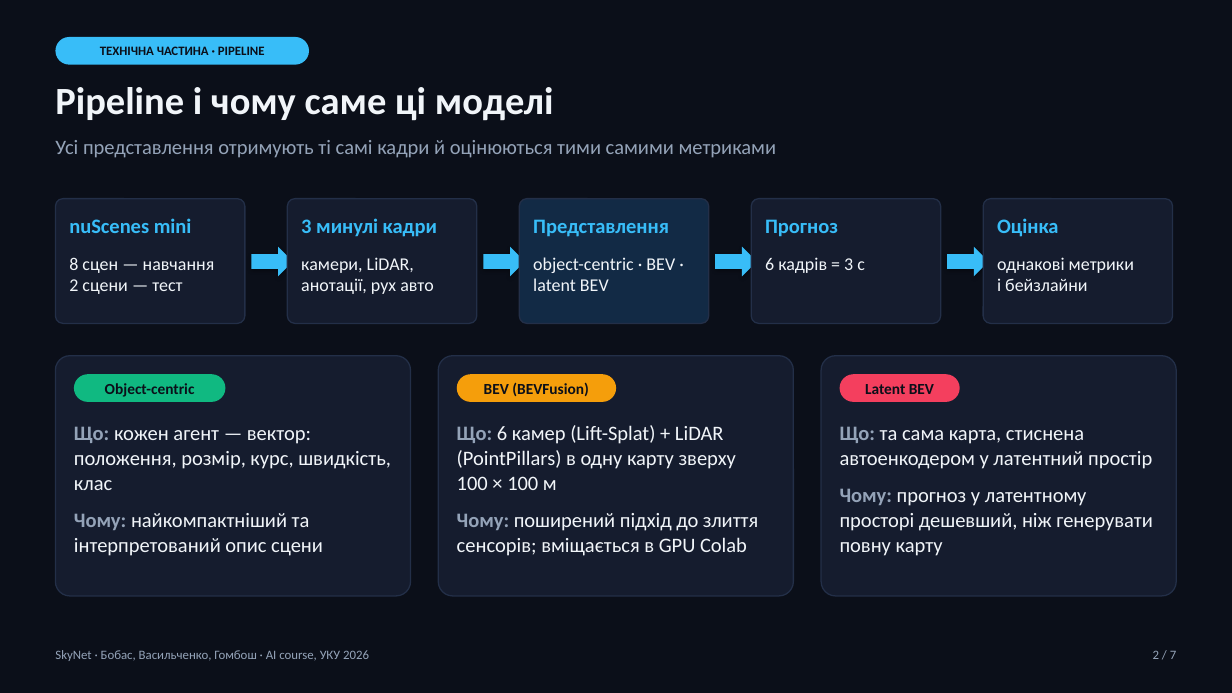
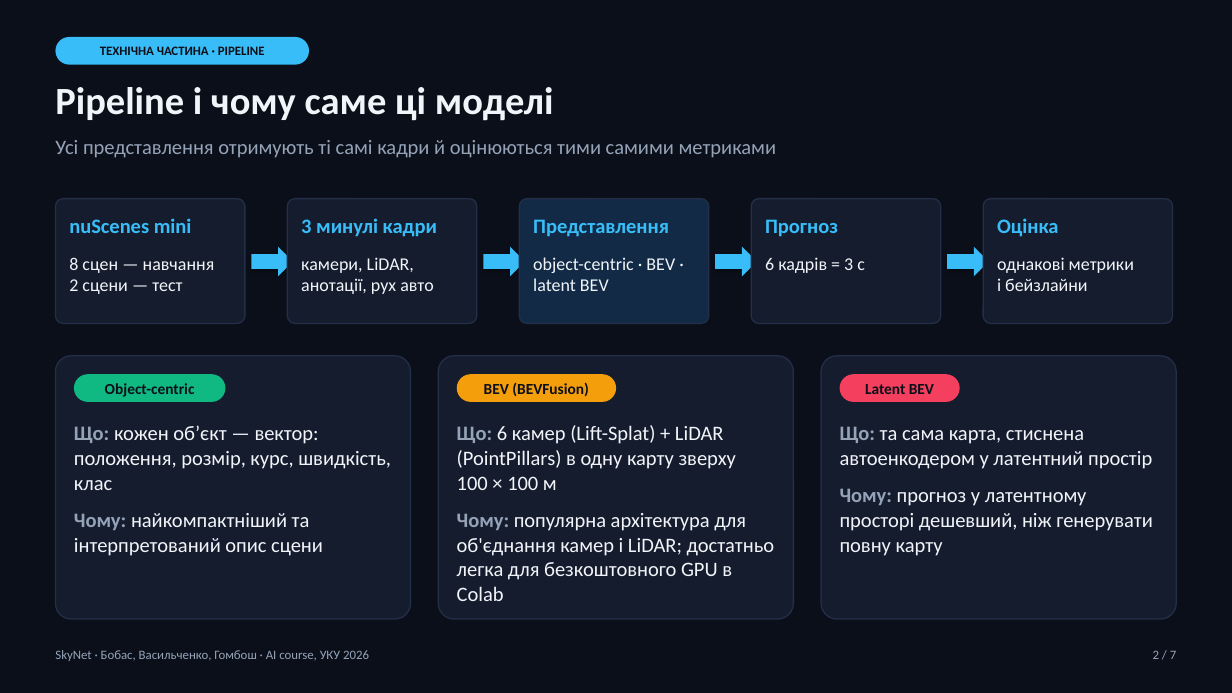
Before and after one commit to Hombosh-dev/SkyNet, a slide deck: slide 2 of docs/slides/Midterm_Presentation_Bobas_Vasylchenko_Hombosh.pptx. Drawn at 1232x693 pixels with LibreOffice and Linux fonts; fonts in the diff are those of the drawing. Boxes give left, top, right and bottom in pixels: in the first picture for what was removed or moved away, otherwise in the second. Text is boxed around its words. In the diff, an @@ line names an element or a change of style, - is before the commit and + after.

```diff
--- a/docs/slides/Midterm_Presentation_Bobas_Vasylchenko_Hombosh.pptx
+++ b/docs/slides/Midterm_Presentation_Bobas_Vasylchenko_Hombosh.pptx
@@ rounded rectangle: place and size @@
-rounded rectangle at <box>55,356,410,596</box>
+rounded rectangle at <box>55,356,410,619</box>
@@ rounded rectangle: place and size @@
-rounded rectangle at <box>438,356,793,596</box>
+rounded rectangle at <box>438,356,793,619</box>
@@ rounded rectangle: place and size @@
-rounded rectangle at <box>822,356,1177,596</box>
+rounded rectangle at <box>822,356,1177,619</box>
@@ text at <box>74,425,391,490</box>: text changed @@
-Що: кожен агент — вектор: положення, розмір, курс, швидкість, клас
+Що: кожен обʼєкт — вектор: положення, розмір, курс, швидкість, клас
@@ text at <box>457,513,775,601</box>: text changed @@
-Чому: поширений підхід до злиття сенсорів; вміщається в GPU Colab
+Чому: популярна архітектура для об'єднання камер і LiDAR; достатньо легка для безкоштовного GPU в Colab
```
Also in this commit, not shown: 5 other slides changed, 4 other files.
